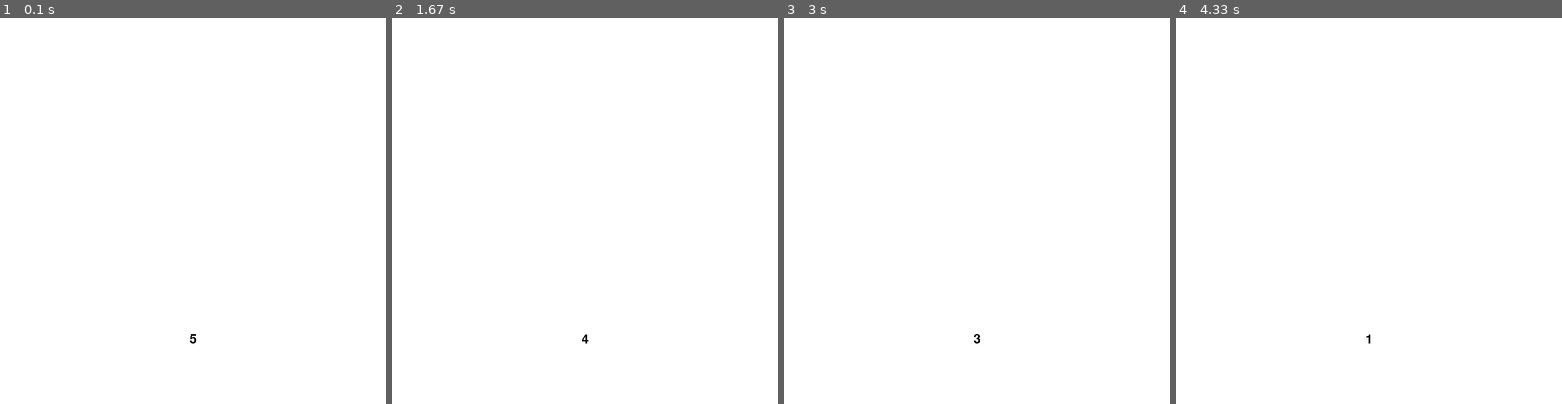
Above: before the commit, frames 1-4 (left to right).
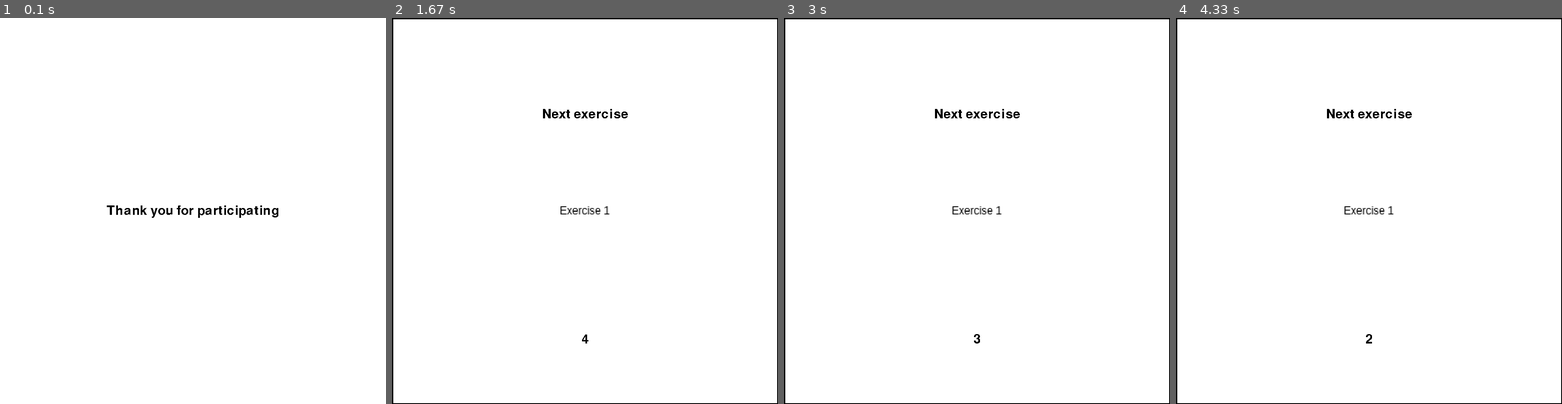
Above: after the commit, the same moments.

Repository: harveyrutland/HRI
Game: pygame game, started from pygameScript.py
Two runs of this game, one before a commit and one after it. Both use one fixed random seed, a clock stepped at 60 frames per second and the inputs below.
Inputs:
- Up to frame 1 (0.1 s): no input
- Up to frame 2 (1.67 s): tap Space at 0.33, 1.23 s
- Up to frame 3 (3 s): hold Y 2.25-2.8 s; tap Space at 2.32 s; tap Y at 2.83 s
- Up to frame 4 (4.33 s): tap Y at 3.67 s

The runs differ from the first frame. In frame 1, 0.4% of the frame differs, in the area x 27-73%, y 48-85%; in frame 2, 1.4%; in frame 3, 1.4%; in frame 4, 1.5%, in the area x 0-100%, y 0-100%.

Commit message:
adding full loop, starting implementing data log, aiming for full dataframe continaing test data

Diff:
--- a/pygameScript.py
+++ b/pygameScript.py
@@ -29,8 +29,6 @@
 
     elif skip_wait == True:
 
-
-
         new_count = count + 1
         # print(rep)
         if new_count > rep-1:
@@ -59,7 +57,7 @@
     display_surface.blit(text, textRect)
 
 def print_continue():
-    string = 'Press [y] to continue and [n] to exit'
+    string = 'Did you finish the exercise? Yes [y] / No [n]'
     text = font2.render(string, False, black)
     textRect = text.get_rect()
     textRect.center = (X // 2, Y // 1.2)
@@ -68,24 +66,57 @@
     return wait
 
 
-def waiting(w):
+def waiting(w, keynum, calculate_data):
     while True:
         for event in pygame.event.get():
             if event.type == pygame.KEYDOWN:
                 if event.key == pygame.K_y:
+                    exercise_num[keynum] = 1
                     w = False
-                    return w
+                    return w, calculate_data
 
                 elif event.key == pygame.K_n:
-                    quit()
-
-def New_routineCountdown():
-    countdownls = [5,4,3,2,1]
+                    exercise_num[keynum] = 0
+                    background_colour = (255,255,255)
+                    display_surface.fill(background_colour)
+                    string = 'Do you wish to continue? Yes [y] / No [n]'
+                    text = font2.render(string, False, black)
+                    textRect = text.get_rect()
+                    textRect.center = (X // 2, Y//2)
+                    display_surface.blit(text, textRect)
+                    pygame.display.update()
+                    while True:
+                        for event in pygame.event.get():
+                            if event.type == pygame.KEYDOWN:
+                                if event.key == pygame.K_y:
+                                    w = False
+                                    return w, calculate_data
+                                elif event.key == pygame.K_n:
+                                    calculate_data = True
+                                    return w, calculate_data
+
+
+
+
+
+
+
+def New_routineCountdown(keynum):
+    countdownls = [5,4,3,2,1,0]
+
     for i in countdownls:
 
 
-        background_colour = (255,255,255)
-        display_surface.fill(background_colour)
+        # background_colour = (255,255,255)
+        # display_surface.fill(background_colour)
+        exercise = list(ex_dict.keys())[keynum]
+        exercise1 = pygame.transform.scale(exercise, (900, 900))
+        display_surface.blit(exercise1, (0, 0))
+        string = 'Next exercise'
+        text = font2.render(string, False, black)
+        textRect = text.get_rect()
+        textRect.center = (X // 2, Y // 4)
+        display_surface.blit(text, textRect)
         string = str(i)
         text = font2.render(string, False, black)
         textRect = text.get_rect()
@@ -95,6 +126,16 @@
         pygame.time.wait(1000)
     new_routine = False
     return new_routine
+
+
+def splash_screen(show_splashscreen):
+    while True:
+        for event in pygame.event.get():
+            if event.type == pygame.KEYDOWN:
+                if event.key == pygame.K_SPACE:
+                    show_splashscreen = 0
+                    return show_splashscreen
+
 
 
 
@@ -126,6 +167,13 @@
 font2 = pygame.font.Font('freesansbold.ttf', 30)
 
 
+
+
+####
+exercise_num = {}
+
+
+
 #images
 exercise1 = pygame.image.load(r'/home/harvey/HRI/images/exercise1.png')
 exercise2 = pygame.image.load(r'/home/harvey/HRI/images/exercise2.png')
@@ -146,38 +194,76 @@
 }
 
 
-
-
-currentkeynum = keynum
+calculate_data = False
+keynum = 0
 pygame.display.set_caption('test routine')
 new_routine = True
+show_splashscreen = 1
+print('completed exercises:->', exercise_num)
+
+
 while True:
 
-    if new_routine == True:
-        new_routine = New_routineCountdown()
-
-    pygame.display.update()
-
-    if wait == True:
-            wait = waiting(wait)
-            new_routine = New_routineCountdown()
-            skip_wait = True
+
+    if show_splashscreen == 1:
+        calculate_data = False
+        keynum = 0
+        new_routine = True
+        wait = False
+        # print('completed exercises:->', exercise_num)
+        background_colour = (255,255,255)
+        display_surface.fill(background_colour)
+        string = 'Thank you for participating'
+        text = font2.render(string, False, black)
+        textRect = text.get_rect()
+        textRect.center = (X // 2, Y//2)
+        display_surface.blit(text, textRect)
+        pygame.display.update()
+        show_splashscreen = splash_screen(show_splashscreen)
+
+
+
+
+
     else:
-        exercise = list(ex_dict.keys())[keynum]
-        exercise1 = pygame.transform.scale(exercise, (900, 900))
-
-
-
-
-
-    rep_count = ex_dict[exercise]
-
-    start_time, count, keynum, skip_wait = count_routine(rep_count, start_time, count, keynum, skip_wait)
-    # print(count)
-    display_surface.blit(exercise1, (0, 0))
-    # print(rep_count)
-    print_repCount()
-
-
-    if count == rep_count-1:
-        wait = print_continue()
+
+        if calculate_data == True:
+            show_splashscreen = 1
+
+        if new_routine == True and show_splashscreen == 0:
+            new_routine = New_routineCountdown(keynum)
+
+
+        pygame.display.update()
+
+        if wait == True and show_splashscreen == 0:
+                wait, calculate_data = waiting(wait, keynum, calculate_data)
+                # keynum = keynum+1
+                if calculate_data == False:
+                    new_routine = New_routineCountdown(keynum+1)
+                skip_wait = True
+        else:
+            exercise = list(ex_dict.keys())[keynum]
+            exercise1 = pygame.transform.scale(exercise, (900, 900))
+            display_surface.blit(exercise1, (0, 0))
+
+
+
+
+        rep_count = ex_dict[exercise]
+
+        start_time, count, keynum, skip_wait = count_routine(rep_count, start_time, count, keynum, skip_wait)
+        # print(count)
+        # print(rep_count)
+        print_repCount()
+
+
+        if count == rep_count-1:
+            wait = print_continue()
+
+
+            # print('completed exercises:->', exercise_num)
+            # keynum = 0
+            # exercise_num = {}
+            # calculate_data = False
+            # new_routine = False
